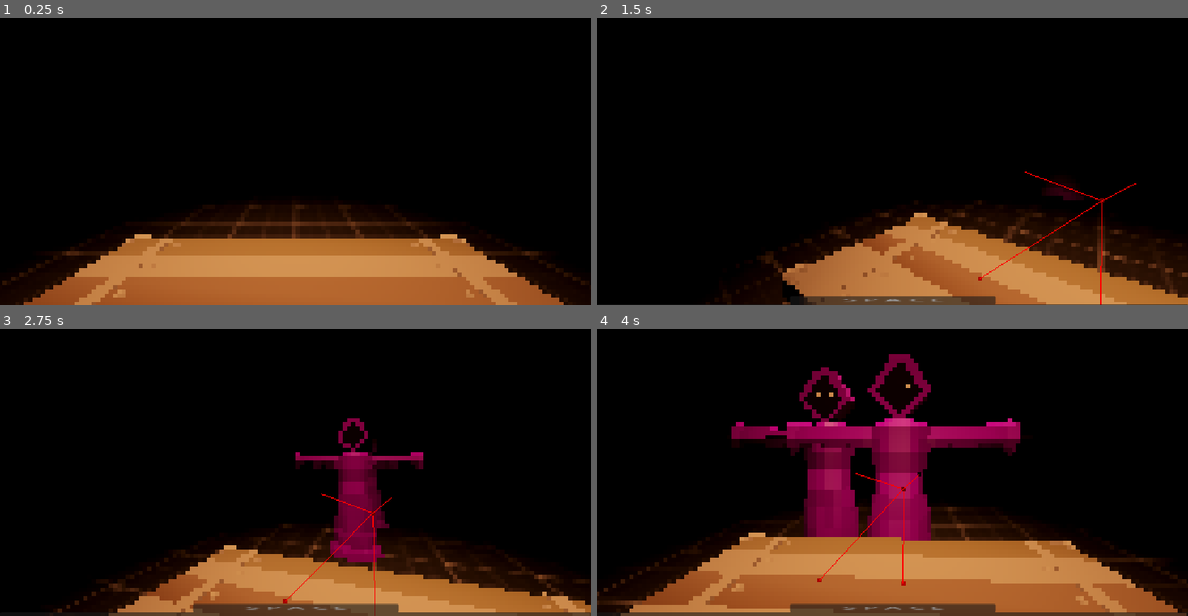
Above: before the commit, frames 1-4 (two rows, left to right).
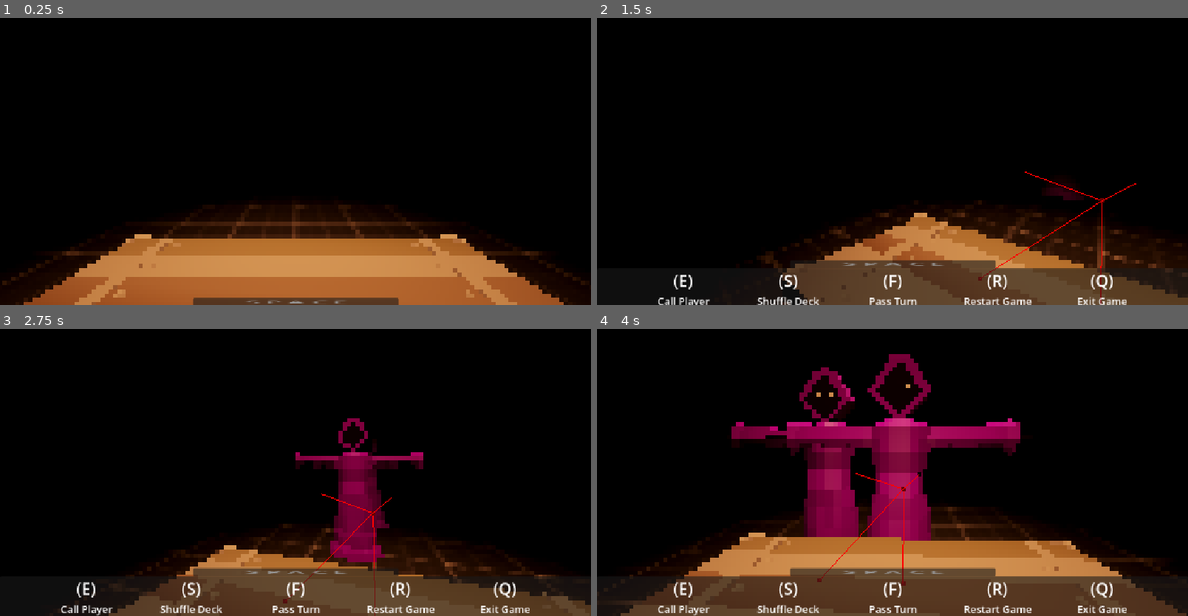
Above: after the commit, the same moments.

Repository: VaporeonLover28/Chrysopoeia
Game: Godot game, scene res://blackjack_test_3.tscn
The game is run twice, just before and just after one commit, with the same random seed, the same clock (stepped at 60 frames per second) and the same inputs. This scene is started directly instead of the project's main scene.
Inputs (mouse positions are in pixels of both pictures, inside the frame that each line leads up to):
- Up to frame 1 (0.25 s): no input
- Up to frame 2 (1.5 s): tap Enter at 0.5 s; move the mouse to (1022, 121) at 0.52 s; hold E (e) 0.53-1.28 s; tap B (b) at 0.6 s; tap Space (space) at 1.25 s; move the mouse to (862, 141) at 1.27 s; tap E (e) at 1.35 s
- Up to frame 3 (2.75 s): tap F (f) at 1.55, 2.1 s; move the mouse to (307, 443) at 2.02 s; tap R (r) at 2.3 s
- Up to frame 4 (4 s): move the mouse to (886, 455) at 2.77 s; tap R (r) at 2.85 s; tap S (s) at 3.05, 3.6 s; move the mouse to (933, 455) at 3.52 s; tap W (w) at 3.8 s

The runs differ from the first frame. In frame 1, 0.9% of the frame differs, in the area x 32-68%, y 97-100%; in frame 2, 8.4%; in frame 3, 9.0%; in frame 4, 11%, in the area x 3-99%, y 83-100%.

Commit message:
pc do nave fix

Diff:
--- a/blackjack_test_3.tscn
+++ b/blackjack_test_3.tscn
@@ -90,7 +90,7 @@
 [node name="CanvasLayer" type="CanvasLayer" parent="."]
 
 [node name="Blackjack_UI_test" parent="CanvasLayer" instance=ExtResource("6_dft26")]
-offset_top = 720.0
-offset_bottom = 152.0
+offset_top = 650.0
+offset_bottom = 82.0
 
 [editable path="bj_player_test"]
--- a/blackjack_ui_test.gd
+++ b/blackjack_ui_test.gd
@@ -24,7 +24,7 @@
 	tween.set_ease(Tween.EASE_OUT)
 	#o tween em si
 	#tweena a posição da barra até o topo em meio segundo
-	tween.tween_property(self, "position", Vector2(0, 640), 0.5)
+	tween.tween_property(self, "position", Vector2(0, 570), 0.5)
 func _slide_down():
 	is_up = false
 	#para a barra aonde ela tá ao parar o tween de ir pra baixo
@@ -39,4 +39,4 @@
 	tween.set_ease(Tween.EASE_OUT)
 	#o tween em si
 	#tweena a posição da barra até fora da tela em meio segundo
-	tween.tween_property(self, "position", Vector2(0, 720), 0.5)
+	tween.tween_property(self, "position", Vector2(0, 650), 0.5)
